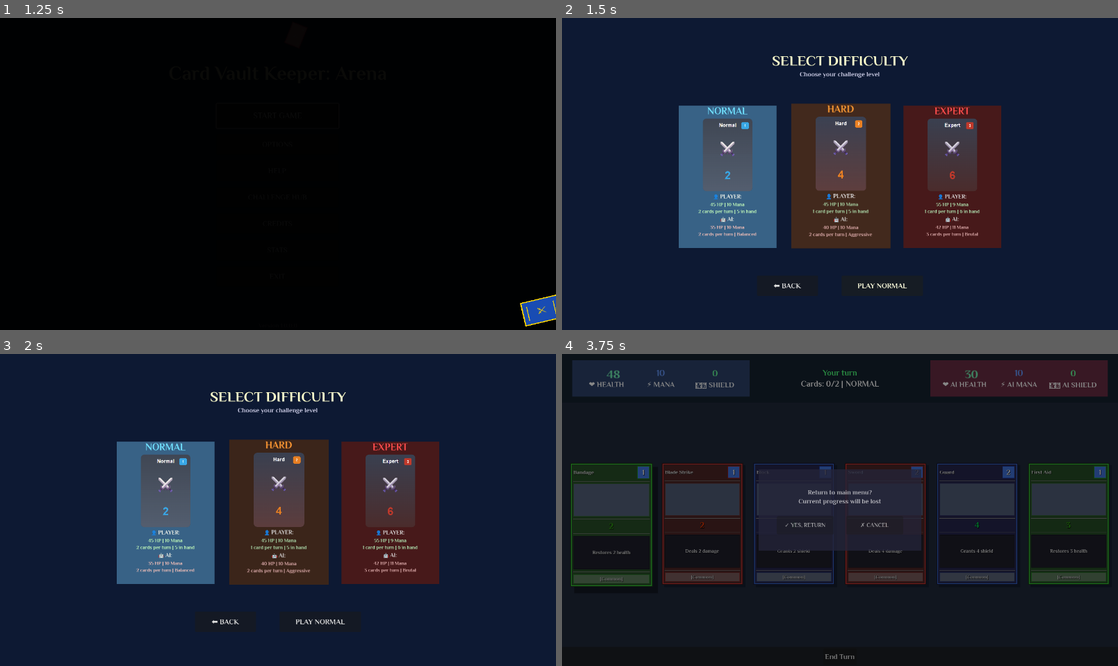
Above: before the commit, frames 1-4 (two rows, left to right).
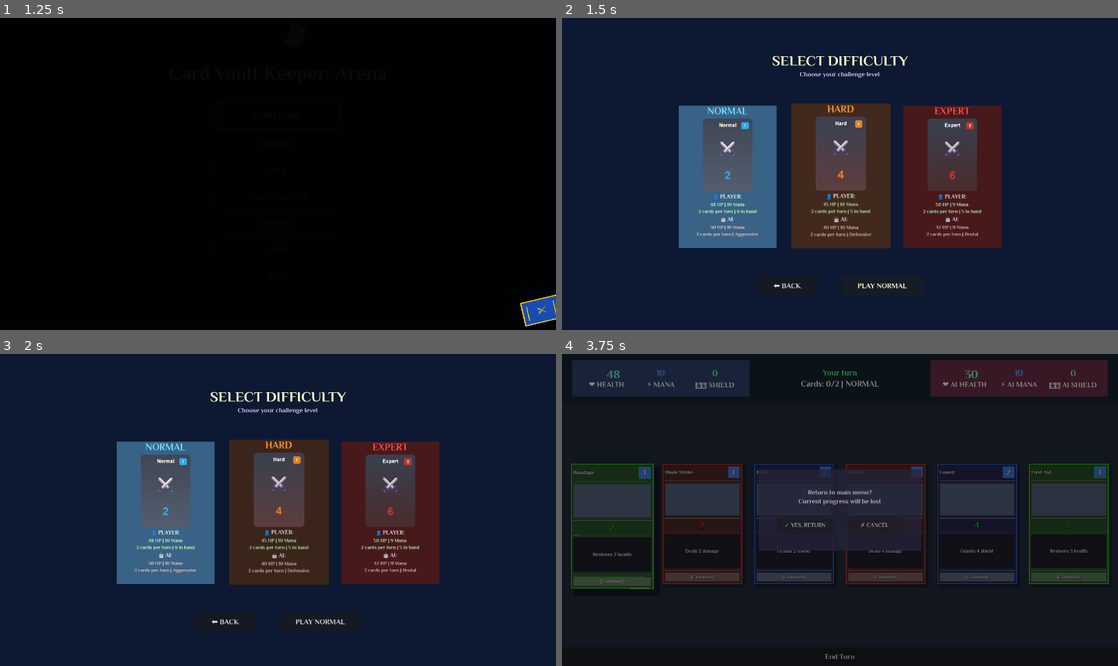
Above: after the commit, the same moments.

Repository: lextrack/Card-Vault-Keeper-Arena
Game: Godot game, scene res://scenes/MainMenu.tscn
Same seed, same stepped clock (60 frames per second), same inputs: the game is played once before the commit and once after it. Video files are missing from this copy of the repository; at most half a second of black plays in their place. Sound files missing from this copy of the repository are replaced by a short silence.
Inputs (mouse positions are in pixels of both pictures, inside the frame that each line leads up to):
- Up to frame 1 (1.25 s): click "START GAME" at 0.5 s
- Up to frame 2 (1.5 s): click "START GAME" at 1.25 s
- Up to frame 3 (2 s): no input
- Up to frame 4 (3.75 s): click "PLAY NORMAL" at 2 s; tap Enter (game_select) at 2.75 s; move the mouse to (962, 494) at 2.77 s; hold Right (ui_right) 2.78-3.53 s; hold Enter (game_select) 2.78-3.53 s; click (962, 494) at 2.92 s; move the mouse to (612, 522) at 3.52 s; hold Escape (game_back) from 3.53 s (still down); tap C (ChallengeHub_access) at 3.6 s; click (612, 522) at 3.67 s

Frame 1 is identical in both runs. In frame 2, 0.4% of the frame differs, in the area x 24-76%, y 59-71%; in frame 3, 0.4%; in frame 4, 1.1%, in the area x 1-17%, y 35-76%.
Error in both runs: Invalid access to property or key 'turn_number' on a base object of type 'Nil'. (res://scripts/Main.gd:435)

Commit message:
Minor fixes in UIManager and some animations of the cards

Diff:
--- a/project.godot
+++ b/project.godot
@@ -122,3 +122,4 @@
 
 textures/vram_compression/import_etc2_astc=true
 textures/default_filters/anisotropic_filtering_level=3
+anti_aliasing/quality/msaa_2d=2
--- a/scenes/Card.tscn
+++ b/scenes/Card.tscn
@@ -202,15 +202,9 @@
 [node name="CardIcon" type="VideoStreamPlayer" parent="CardBackground/VBox/ArtContainer"]
 clip_contents = true
 layout_mode = 1
-anchors_preset = -1
-anchor_left = -0.006
-anchor_top = -0.077
-anchor_right = 1.0
-anchor_bottom = 1.092
-offset_left = -0.016
-offset_top = 0.00500059
-offset_right = 1.0
-offset_bottom = 0.0199966
+anchors_preset = 15
+anchor_right = 1.0
+anchor_bottom = 1.0
 grow_horizontal = 2
 grow_vertical = 2
 autoplay = true
--- a/scripts/Card.gd
+++ b/scripts/Card.gd
@@ -234,6 +234,38 @@
 	if is_playable and not is_being_played:
 		start_idle_shadow_animation()
 
+func apply_gamepad_selection_style():
+	if selection_tween:
+		selection_tween.kill()
+
+	selection_tween = create_tween()
+	selection_tween.set_parallel(true)
+
+	selection_tween.tween_property(self, "scale", original_scale * 1.08, 0.15).set_ease(Tween.EASE_OUT)
+	selection_tween.tween_property(self, "z_index", 15, 0.05)
+
+	var selected_modulate = modulate * Color(1.12, 1.12, 1.1, 1.0)
+	selection_tween.tween_property(self, "modulate", selected_modulate, 0.15)
+
+	selection_tween.tween_property(self, "scale", original_scale * 1.06, 0.8).set_delay(0.15)
+	selection_tween.tween_property(self, "scale", original_scale * 1.08, 0.8).set_delay(0.95)
+	selection_tween.set_loops()
+
+func remove_gamepad_selection_style():
+	if selection_tween:
+		selection_tween.kill()
+
+	selection_tween = create_tween()
+	selection_tween.set_parallel(true)
+
+	selection_tween.tween_property(self, "scale", original_scale, 0.2).set_ease(Tween.EASE_OUT)
+	selection_tween.tween_property(self, "z_index", 0, 0.15)
+
+	if is_playable:
+		selection_tween.tween_property(self, "modulate", Color.WHITE, 0.2)
+	else:
+		selection_tween.tween_property(self, "modulate", Color(0.4, 0.4, 0.4, 0.7), 0.2)
+
 func play_selection_animation():
 	if is_being_played or animation_in_progress:
 		return
@@ -250,12 +282,17 @@
 	selection_tween = create_tween()
 	selection_tween.set_parallel(true)
 
-	selection_tween.tween_property(self, "scale", original_scale * 1.1, 0.06)
-	selection_tween.tween_property(self, "scale", original_scale, 0.08).set_delay(0.06)
+	selection_tween.tween_property(self, "scale", original_scale * 0.95, 0.05)
+	selection_tween.tween_property(self, "scale", original_scale * 1.1, 0.08).set_delay(0.05)
+	selection_tween.tween_property(self, "scale", original_scale, 0.12).set_delay(0.13)
 
 	var original_modulate = modulate
-	selection_tween.tween_property(self, "modulate", Color(1.15, 1.15, 1.15, 1.0), 0.06)
-	selection_tween.tween_property(self, "modulate", original_modulate, 0.08).set_delay(0.06)
+	selection_tween.tween_property(self, "modulate", Color(1.3, 1.3, 1.2, 1.0), 0.05)
+	selection_tween.tween_property(self, "modulate", original_modulate, 0.15).set_delay(0.05)
+
+	selection_tween.tween_property(self, "rotation", deg_to_rad(-2), 0.05)
+	selection_tween.tween_property(self, "rotation", deg_to_rad(2), 0.08).set_delay(0.05)
+	selection_tween.tween_property(self, "rotation", 0.0, 0.12).set_delay(0.13)
 
 func play_disabled_animation():
 	if is_being_played or animation_in_progress:
@@ -468,11 +505,12 @@
 		hover_tween = create_tween()
 		hover_tween.set_parallel(true)
 
-		hover_tween.tween_property(self, "scale", original_scale * 1.03, 0.1).set_ease(Tween.EASE_OUT)
-		hover_tween.tween_property(self, "z_index", 5, 0.05)
-
-		var hover_modulate = modulate * Color(1.05, 1.05, 1.05, 1.0)
-		hover_tween.tween_property(self, "modulate", hover_modulate, 0.1)
+		hover_tween.tween_property(card_background, "rotation", deg_to_rad(1), 1.0).set_ease(Tween.EASE_OUT)
+		hover_tween.tween_property(self, "scale", original_scale * 1.06, 0.12).set_ease(Tween.EASE_OUT)
+		hover_tween.tween_property(self, "z_index", 10, 0.05)
+
+		var hover_modulate = modulate * Color(1.08, 1.08, 1.08, 1.0)
+		hover_tween.tween_property(self, "modulate", hover_modulate, 0.12)
 
 func _on_mouse_exited():
 	if is_hovered and not is_being_played:
@@ -486,13 +524,14 @@
 		hover_tween = create_tween()
 		hover_tween.set_parallel(true)
 
-		hover_tween.tween_property(self, "scale", original_scale, 0.15).set_ease(Tween.EASE_OUT)
-		hover_tween.tween_property(self, "z_index", 0, 0.1)
+		hover_tween.tween_property(card_background, "rotation", 0.0, 0.18).set_ease(Tween.EASE_OUT)
+		hover_tween.tween_property(self, "scale", original_scale, 0.18).set_ease(Tween.EASE_OUT)
+		hover_tween.tween_property(self, "z_index", 0, 0.12)
 
 		if is_playable:
-			hover_tween.tween_property(self, "modulate", Color.WHITE, 0.15)
+			hover_tween.tween_property(self, "modulate", Color.WHITE, 0.18)
 		else:
-			hover_tween.tween_property(self, "modulate", Color(0.4, 0.4, 0.4, 0.7), 0.15)
+			hover_tween.tween_property(self, "modulate", Color(0.4, 0.4, 0.4, 0.7), 0.18)
 
 func set_card_data(data: CardData):
 	card_data = data
--- a/scripts/DifficultyMenu.gd
+++ b/scripts/DifficultyMenu.gd
@@ -36,14 +36,76 @@
 }
 
 func _ready():
+	load_difficulty_data()
 	setup_cards()
 	setup_buttons()
-
 	_setup_default_selection()
 
 	await handle_scene_entrance()
-
 	_ensure_normal_selected()
+
+func load_difficulty_data():
+	update_difficulty_card("normal")
+	update_difficulty_card("hard")
+	update_difficulty_card("expert")
+
+func update_difficulty_card(difficulty: String):
+	var player_config = GameBalance.get_player_config(difficulty)
+	var ai_config = GameBalance.get_ai_config(difficulty)
+
+	var card_content = get_difficulty_content_node(difficulty)
+	if not card_content:
+		print("Warning: Could not find content node for difficulty: ", difficulty)
+		return
+
+	var header_label = get_node_by_partial_name(card_content, "Header")
+	if header_label:
+		header_label.text = difficulty.to_upper()
+
+	var player_details = get_node_by_partial_name(card_content, "PlayerDetails")
+	if player_details:
+		var player_text = str(player_config.hp) + " HP | " + str(player_config.mana) + " Mana\n"
+		player_text += str(player_config.cards_per_turn) + " cards per turn | " + str(player_config.hand_size) + " in hand"
+		player_details.text = player_text
+
+	var ai_details = get_node_by_partial_name(card_content, "AIDetails")
+	if ai_details:
+		var ai_behavior = get_ai_behavior_description(ai_config)
+		var ai_text = str(ai_config.hp) + " HP | " + str(ai_config.mana) + " Mana\n"
+		ai_text += str(ai_config.cards_per_turn) + " cards per turn | " + ai_behavior
+		ai_details.text = ai_text
+
+func get_ai_behavior_description(ai_config: Dictionary) -> String:
+	var aggression = ai_config.get("aggression", 0.5)
+	var heal_threshold = ai_config.get("heal_threshold", 0.3)
+
+	if aggression >= 0.7:
+		return "Aggressive"
+	elif aggression <= 0.5:
+		return "Defensive"
+	elif heal_threshold >= 0.4:
+		return "Brutal"
+	else:
+		return "Balanced"
+
+func get_difficulty_content_node(difficulty: String) -> Node:
+	var container_name = difficulty.capitalize() + "Container"
+	var card_name = difficulty.capitalize() + "Card"
+	var content_name = difficulty.capitalize() + "Content"
+
+	var path = "MenuContainer/DifficultyContainer/" + container_name + "/" + card_name + "/" + content_name
+	if has_node(path):
+		return get_node(path)
+
+	var container_node = get_node("MenuContainer/DifficultyContainer/" + container_name)
+	if container_node:
+		var card_node = container_node.get_node(card_name)
+		if card_node:
+			for child in card_node.get_children():
+				if "content" in child.name.to_lower() or "vbox" in child.name.to_lower():
+					return child
+
+	return null
 
 func _setup_default_selection():
 	selected_difficulty = "normal"
@@ -383,3 +445,17 @@
 
 	elif event.is_action_pressed("game_back"):
 		_on_back_pressed()
+
+func get_node_by_partial_name(parent: Node, partial_name: String) -> Node:
+	if not parent:
+		return null
+
+	for child in parent.get_children():
+		if partial_name.to_lower() in child.name.to_lower():
+			return child
+
+		var nested_result = get_node_by_partial_name(child, partial_name)
+		if nested_result:
+			return nested_result
+
+	return null
--- a/scripts/UIManager.gd
+++ b/scripts/UIManager.gd
@@ -18,19 +18,17 @@
 var selected_card_index: int = 0
 var original_ui_position: Vector2
 var is_screen_shaking: bool = false
-var original_turn_label_y: float
+var turn_button_tween: Tween
 
 var current_hand_hash: String = ""
 
 var player_turn_color = Color(0.08, 0.13, 0.18, 0.9)
 var ai_turn_color = Color(0.15, 0.08, 0.08, 0.9)
-var transition_time = 0.8
 
 func setup(main: Control):
 	main_scene = main
 	_get_ui_references()
 	original_ui_position = ui_layer.position
-	original_turn_label_y = turn_label.position.y
 
 func _get_ui_references():
 	player_hp_label = main_scene.player_hp_label
@@ -299,13 +297,34 @@
 		if audio_helper:
 			audio_helper.play_card_hover_sound()
 
+func _animate_card_navigation_transition(old_index: int, new_index: int, player: Player):
+	if old_index < card_instances.size():
+		var old_card = card_instances[old_index]
+		if is_instance_valid(old_card) and old_card.has_method("remove_gamepad_selection_style"):
+			old_card.remove_gamepad_selection_style()
+
+	main_scene.get_tree().create_timer(0.05).timeout.connect(func():
+		if new_index < card_instances.size():
+			var new_card = card_instances[new_index]
+			if is_instance_valid(new_card):
+				if new_card.has_method("apply_gamepad_selection_style"):
+					new_card.apply_gamepad_selection_style()
+
+				var bounce_tween = main_scene.create_tween()
+				bounce_tween.tween_property(new_card, "scale", new_card.original_scale * 1.15, 0.08)
+				bounce_tween.tween_property(new_card, "scale", new_card.original_scale * 1.08, 0.12)
+	)
+
 func update_turn_button_text(player: Player, end_turn_button: Button, gamepad_mode: bool):
 	if not end_turn_button or not player:
 		return
+
+	_stop_button_animation(end_turn_button)
 
 	if not main_scene.is_player_turn:
 		end_turn_button.text = "AI Turn"
 		end_turn_button.disabled = true
+		end_turn_button.modulate = Color(0.6, 0.6, 0.6, 1.0)
 		return
 
 	var cards_played = player.get_cards_played()
@@ -315,29 +334,49 @@
 	end_turn_button.disabled = false
 
 	if cards_played >= max_cards:
-		end_turn_button.text = "Waiting"
+		end_turn_button.text = "Turn Ending..."
 		end_turn_button.disabled = true
+		_animate_button_waiting_state(end_turn_button)
 	elif playable_cards.size() == 0:
-		end_turn_button.text = "No playable cards"
+		end_turn_button.text = "No Playable Cards"
+		end_turn_button.modulate = Color(0.8, 0.8, 0.8, 1.0)
 	elif player.get_hand_size() == 0:
-		end_turn_button.text = "No cards in hand"
+		end_turn_button.text = "No Cards in Hand"
+		end_turn_button.modulate = Color(0.8, 0.8, 0.8, 1.0)
 	else:
+		end_turn_button.modulate = Color.WHITE
 		if gamepad_mode:
 			end_turn_button.text = "🎮 End Turn"
 		else:
 			end_turn_button.text = "End Turn"
 
+func _animate_button_waiting_state(button: Button):
+	if turn_button_tween:
+		turn_button_tween.kill()
+
+	turn_button_tween = main_scene.create_tween()
+	turn_button_tween.set_loops()
+	turn_button_tween.tween_property(button, "modulate", Color(0.7, 0.7, 0.7, 1.0), 1.0)
+	turn_button_tween.tween_property(button, "modulate", Color(0.5, 0.5, 0.5, 1.0), 1.0)
+
+func _stop_button_animation(button: Button):
+	if turn_button_tween and turn_button_tween.is_valid():
+		turn_button_tween.kill()
+		turn_button_tween = null
+
+	button.modulate = Color.WHITE
+
 func reset_turn_button(end_turn_button: Button, gamepad_mode: bool = false):
 	if not end_turn_button:
 		return
+
+	_stop_button_animation(end_turn_button)
 
 	end_turn_button.disabled = false
 	if gamepad_mode:
 		end_turn_button.text = "🎮 End Turn"
 	else:
 		end_turn_button.text = "End Turn"
-
-	print("Turn button reset to initial state")
 
 func update_cards_played_info(cards_played: int, max_cards: int, difficulty: String):
 	var difficulty_name = difficulty.to_upper()
@@ -373,16 +412,13 @@
 		damage_bonus_label.text = bonus_text
 		damage_bonus_label.modulate = bonus_color
 		damage_bonus_label.visible = true
-		print("UI: Damage bonus indicator updated: ", bonus_text)
 	else:
 		damage_bonus_label.visible = false
-		print("UI: Damage bonus indicator hidden (no bonus)")
 
 func reset_damage_bonus_indicator(damage_bonus_label: Label):
 	if damage_bonus_label:
 		damage_bonus_label.visible = false
 		damage_bonus_label.text = ""
-		print("UI: Damage bonus indicator reset")
 
 func show_damage_bonus_info(turn_num: int, damage_bonus: int):
 	turn_label.text = "Turn " + str(turn_num)
@@ -437,11 +473,14 @@
 			if i >= player.hand.size():
 				continue
 
-			card.z_index = 0
-			if player.can_play_card(player.hand[i]):
-				card.modulate = Color.WHITE
+			if card.has_method("remove_gamepad_selection_style"):
+				card.remove_gamepad_selection_style()
 			else:
-				card.modulate = Color(0.4, 0.4, 0.4, 0.7)
+				card.z_index = 0
+				if player.can_play_card(player.hand[i]):
+					card.modulate = Color.WHITE
+				else:
+					card.modulate = Color(0.4, 0.4, 0.4, 0.7)
 		return
 
 	for i in range(card_instances.size()):
@@ -453,17 +492,21 @@
 			continue
 
 		if i == selected_card_index:
-			card.z_index = 15
-			if player.can_play_card(player.hand[i]):
-				card.modulate = Color(1.5, 1.5, 1.2, 1.0)
+			if card.has_method("apply_gamepad_selection_style"):
+				card.apply_gamepad_selection_style()
 			else:
-				card.modulate = Color(0.8, 0.8, 0.6, 0.8)
+				card.z_index = 15
+				var intensity = 1.12 if player.can_play_card(player.hand[i]) else 0.8
+				card.modulate = Color(intensity, intensity, intensity * 0.9, 1.0)
 		else:
-			card.z_index = 0
-			if player.can_play_card(player.hand[i]):
-				card.modulate = Color.WHITE
+			if card.has_method("remove_gamepad_selection_style"):
+				card.remove_gamepad_selection_style()
 			else:
-				card.modulate = Color(0.4, 0.4, 0.4, 0.7)
+				card.z_index = 0
+				if player.can_play_card(player.hand[i]):
+					card.modulate = Color.WHITE
+				else:
+					card.modulate = Color(0.4, 0.4, 0.4, 0.7)
 
 func update_hand_display_no_animation(player: Player, card_scene: PackedScene, hand_container: Container):
 	if not player:
@@ -566,9 +609,14 @@
 	if card_instances.size() == 0:
 		return false
 
+	var old_index = selected_card_index
+
 	selected_card_index = (selected_card_index + direction) % card_instances.size()
 	if selected_card_index < 0:
 		selected_card_index = card_instances.size() - 1
+
+	if old_index != selected_card_index:
+		_animate_card_navigation_transition(old_index, selected_card_index, player)
 
 	update_card_selection(true, player)
 	return true
@@ -590,7 +638,3 @@
 
 	if selected_card_index >= card_instances.size():
 		selected_card_index = max(0, card_instances.size() - 1)
-
-func force_recreate_hand(player: Player, card_scene: PackedScene, hand_container: Container):
-	current_hand_hash = ""
-	update_hand_display(player, card_scene, hand_container)
